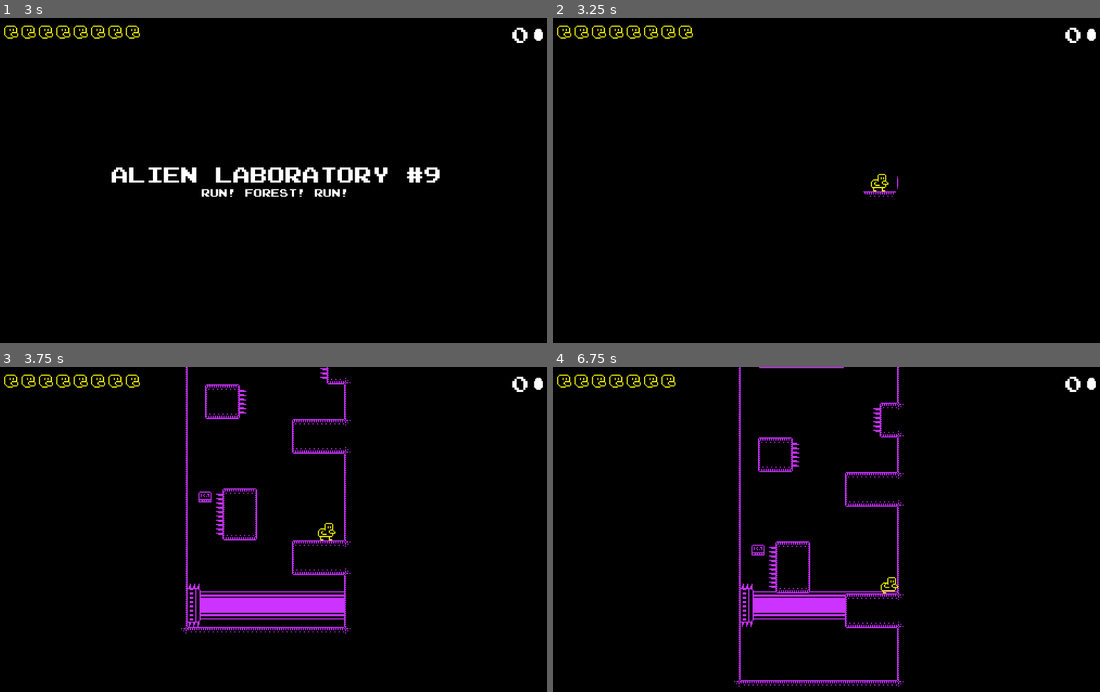
Above: before the commit, frames 1-4 (two rows, left to right).
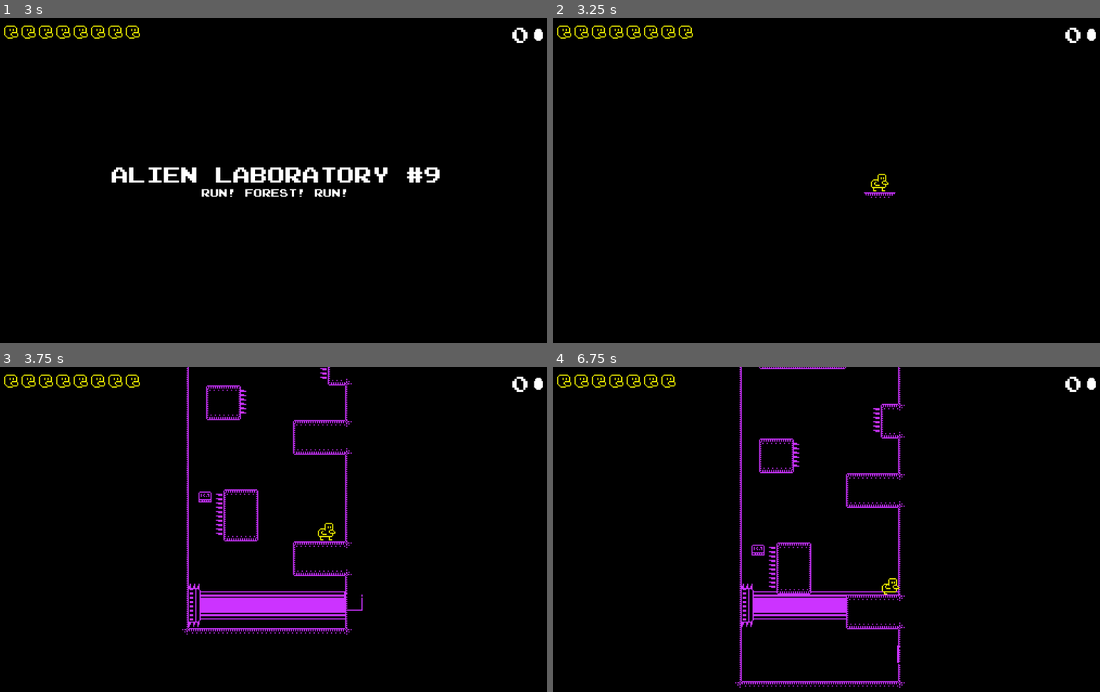
Above: after the commit, the same moments.

Repository: lethiandev/hen-misadventures
Game: Godot game, scene res://levels/level11/level11.tscn
Same seed, same stepped clock (60 frames per second), same inputs: the game is played once before the commit and once after it. This scene is started directly instead of the project's main scene. Sound files missing from this copy of the repository are replaced by a short silence.
Inputs:
- Up to frame 1 (3 s): tap Enter (ui_accept) at 0.5, 0.77, 1.25, 1.52, 2.75 s; hold Right (ui_right) 0.53-2.03 s; hold Left (ui_left) from 2.03 s (still down)
- Up to frame 2 (3.25 s): keep holding Left (ui_left); tap Enter (ui_accept) at 3.02 s
- Up to frame 3 (3.75 s): keep holding Left (ui_left)
- Up to frame 4 (6.75 s): tap Enter (ui_accept) at 3.77, 4.52, 6.02 s; release Left (ui_left) at 4.28 s; hold Right (ui_right) from 4.28 s (still down)

Frame 1 is identical in both runs. In frame 2, 0.1% of the frame differs, in the area x 56-64%, y 48-56%; in frame 3, 2.5%; in frame 4, 2.9%, in the area x 33-65%, y 0-99%.

Commit message:
Fix mother ship tilemap by extruding borders

Diff:
--- a/src/tilesets/mother_ship/mother_ship.tres
+++ b/src/tilesets/mother_ship/mother_ship.tres
@@ -2,8 +2,6 @@
 
 [ext_resource path="res://tilesets/mother_ship/mother_ship.png" type="Texture" id=1]
 
-
-
 [sub_resource type="ConvexPolygonShape2D" id=1]
 points = PoolVector2Array( 0, 16, 0, 0, 16, 0, 16, 16 )
 
@@ -16,6 +14,9 @@
 [sub_resource type="ConvexPolygonShape2D" id=4]
 points = PoolVector2Array( 0, 16, 0, 0, 16, 0, 16, 16 )
 
+[sub_resource type="ConvexPolygonShape2D" id=5]
+points = PoolVector2Array( 0, 16, 0, 0, 16, 0, 16, 16 )
+
 [sub_resource type="ConvexPolygonShape2D" id=6]
 points = PoolVector2Array( 0, 16, 0, 0, 16, 0, 16, 16 )
 
@@ -29,7 +30,7 @@
 points = PoolVector2Array( 0, 16, 0, 0, 16, 0, 16, 16 )
 
 [sub_resource type="ConvexPolygonShape2D" id=10]
-points = PoolVector2Array( 0, 16, 0, 0, 16, 0, 16, 16 )
+points = PoolVector2Array( 0, 0, 16, 0, 16, 16, 0, 16 )
 
 [sub_resource type="ConvexPolygonShape2D" id=11]
 points = PoolVector2Array( 0, 0, 16, 0, 16, 16, 0, 16 )
@@ -38,7 +39,7 @@
 points = PoolVector2Array( 0, 0, 16, 0, 16, 16, 0, 16 )
 
 [sub_resource type="ConvexPolygonShape2D" id=13]
-points = PoolVector2Array( 0, 0, 16, 0, 16, 16, 0, 16 )
+points = PoolVector2Array( 0, 16, 0, 0, 16, 0, 16, 16 )
 
 [sub_resource type="ConvexPolygonShape2D" id=14]
 points = PoolVector2Array( 0, 16, 0, 0, 16, 0, 16, 16 )
@@ -92,29 +93,31 @@
 points = PoolVector2Array( 0, 16, 0, 0, 16, 0, 16, 16 )
 
 [sub_resource type="ConvexPolygonShape2D" id=31]
-points = PoolVector2Array( 0, 16, 0, 0, 16, 0, 16, 16 )
-
-[sub_resource type="ConvexPolygonShape2D" id=32]
 points = PoolVector2Array( 0, 16, 0, 0, 16, 0, 16, 16 )
 
 [resource]
 0/name = "Ground"
 0/texture = ExtResource( 1 )
-0/tex_offset = Vector2( 0, 0 )
+0/tex_offset = Vector2( 1, 1 )
 0/modulate = Color( 1, 1, 1, 1 )
-0/region = Rect2( 0, 0, 96, 128 )
+0/region = Rect2( 1, 1, 106, 142 )
 0/tile_mode = 1
 0/autotile/bitmask_mode = 1
 0/autotile/bitmask_flags = [ Vector2( 0, 0 ), 432, Vector2( 0, 1 ), 438, Vector2( 0, 2 ), 54, Vector2( 0, 3 ), 442, Vec …(931 unchanged characters)…
 0/autotile/icon_coordinate = Vector2( 0, 0 )
 0/autotile/tile_size = Vector2( 16, 16 )
-0/autotile/spacing = 0
+0/autotile/spacing = 2
 0/autotile/occluder_map = [  ]
 0/autotile/navpoly_map = [  ]
 0/autotile/priority_map = [  ]
 0/autotile/z_index_map = [  ]
 0/occluder_offset = Vector2( 0, 0 )
 0/navigation_offset = Vector2( 0, 0 )
+0/shape_offset = Vector2( 0, 0 )
+0/shape_transform = Transform2D( 1, 0, 0, 1, 0, 0 )
+0/shape = SubResource( 1 )
+0/shape_one_way = false
+0/shape_one_way_margin = 1.0
 0/shapes = [ {
 "autotile_coord": Vector2( 0, 0 ),
 "one_way": false,
@@ -143,163 +146,163 @@
 "autotile_coord": Vector2( 2, 1 ),
 "one_way": false,
 "one_way_margin": 1.0,
+"shape": SubResource( 5 ),
+"shape_transform": Transform2D( 1, 0, 0, 1, 0, 0 )
+}, {
+"autotile_coord": Vector2( 0, 2 ),
+"one_way": false,
+"one_way_margin": 1.0,
 "shape": SubResource( 6 ),
 "shape_transform": Transform2D( 1, 0, 0, 1, 0, 0 )
 }, {
-"autotile_coord": Vector2( 0, 2 ),
+"autotile_coord": Vector2( 1, 2 ),
 "one_way": false,
 "one_way_margin": 1.0,
 "shape": SubResource( 7 ),
 "shape_transform": Transform2D( 1, 0, 0, 1, 0, 0 )
 }, {
-"autotile_coord": Vector2( 1, 2 ),
+"autotile_coord": Vector2( 2, 2 ),
 "one_way": false,
 "one_way_margin": 1.0,
 "shape": SubResource( 8 ),
 "shape_transform": Transform2D( 1, 0, 0, 1, 0, 0 )
 }, {
-"autotile_coord": Vector2( 2, 2 ),
+"autotile_coord": Vector2( 4, 0 ),
 "one_way": false,
 "one_way_margin": 1.0,
 "shape": SubResource( 9 ),
 "shape_transform": Transform2D( 1, 0, 0, 1, 0, 0 )
 }, {
-"autotile_coord": Vector2( 4, 0 ),
+"autotile_coord": Vector2( 5, 0 ),
 "one_way": false,
 "one_way_margin": 1.0,
 "shape": SubResource( 10 ),
 "shape_transform": Transform2D( 1, 0, 0, 1, 0, 0 )
 }, {
-"autotile_coord": Vector2( 5, 0 ),
+"autotile_coord": Vector2( 4, 1 ),
 "one_way": false,
 "one_way_margin": 1.0,
 "shape": SubResource( 11 ),
 "shape_transform": Transform2D( 1, 0, 0, 1, 0, 0 )
 }, {
-"autotile_coord": Vector2( 4, 1 ),
+"autotile_coord": Vector2( 5, 1 ),
 "one_way": false,
 "one_way_margin": 1.0,
 "shape": SubResource( 12 ),
 "shape_transform": Transform2D( 1, 0, 0, 1, 0, 0 )
 }, {
-"autotile_coord": Vector2( 5, 1 ),
+"autotile_coord": Vector2( 0, 5 ),
 "one_way": false,
 "one_way_margin": 1.0,
 "shape": SubResource( 13 ),
 "shape_transform": Transform2D( 1, 0, 0, 1, 0, 0 )
 }, {
-"autotile_coord": Vector2( 0, 5 ),
+"autotile_coord": Vector2( 1, 5 ),
 "one_way": false,
 "one_way_margin": 1.0,
 "shape": SubResource( 14 ),
 "shape_transform": Transform2D( 1, 0, 0, 1, 0, 0 )
 }, {
-"autotile_coord": Vector2( 1, 5 ),
+"autotile_coord": Vector2( 2, 5 ),
 "one_way": false,
 "one_way_margin": 1.0,
 "shape": SubResource( 15 ),
 "shape_transform": Transform2D( 1, 0, 0, 1, 0, 0 )
 }, {
-"autotile_coord": Vector2( 2, 5 ),
+"autotile_coord": Vector2( 3, 5 ),
 "one_way": false,
 "one_way_margin": 1.0,
 "shape": SubResource( 16 ),
 "shape_transform": Transform2D( 1, 0, 0, 1, 0, 0 )
 }, {
-"autotile_coord": Vector2( 3, 5 ),
+"autotile_coord": Vector2( 4, 4 ),
 "one_way": false,
 "one_way_margin": 1.0,
 "shape": SubResource( 17 ),
 "shape_transform": Transform2D( 1, 0, 0, 1, 0, 0 )
 }, {
-"autotile_coord": Vector2( 4, 4 ),
+"autotile_coord": Vector2( 5, 4 ),
 "one_way": false,
 "one_way_margin": 1.0,
 "shape": SubResource( 18 ),
 "shape_transform": Transform2D( 1, 0, 0, 1, 0, 0 )
 }, {
-"autotile_coord": Vector2( 5, 4 ),
+"autotile_coord": Vector2( 4, 5 ),
 "one_way": false,
 "one_way_margin": 1.0,
 "shape": SubResource( 19 ),
 "shape_transform": Transform2D( 1, 0, 0, 1, 0, 0 )
 }, {
-"autotile_coord": Vector2( 4, 5 ),
+"autotile_coord": Vector2( 5, 5 ),
 "one_way": false,
 "one_way_margin": 1.0,
 "shape": SubResource( 20 ),
 "shape_transform": Transform2D( 1, 0, 0, 1, 0, 0 )
 }, {
-"autotile_coord": Vector2( 5, 5 ),
+"autotile_coord": Vector2( 0, 6 ),
 "one_way": false,
 "one_way_margin": 1.0,
 "shape": SubResource( 21 ),
 "shape_transform": Transform2D( 1, 0, 0, 1, 0, 0 )
 }, {
-"autotile_coord": Vector2( 0, 6 ),
+"autotile_coord": Vector2( 1, 6 ),
 "one_way": false,
 "one_way_margin": 1.0,
 "shape": SubResource( 22 ),
 "shape_transform": Transform2D( 1, 0, 0, 1, 0, 0 )
 }, {
-"autotile_coord": Vector2( 1, 6 ),
+"autotile_coord": Vector2( 2, 6 ),
 "one_way": false,
 "one_way_margin": 1.0,
 "shape": SubResource( 23 ),
 "shape_transform": Transform2D( 1, 0, 0, 1, 0, 0 )
 }, {
-"autotile_coord": Vector2( 2, 6 ),
+"autotile_coord": Vector2( 3, 6 ),
 "one_way": false,
 "one_way_margin": 1.0,
 "shape": SubResource( 24 ),
 "shape_transform": Transform2D( 1, 0, 0, 1, 0, 0 )
 }, {
-"autotile_coord": Vector2( 3, 6 ),
+"autotile_coord": Vector2( 4, 6 ),
 "one_way": false,
 "one_way_margin": 1.0,
 "shape": SubResource( 25 ),
 "shape_transform": Transform2D( 1, 0, 0, 1, 0, 0 )
 }, {
-"autotile_coord": Vector2( 4, 6 ),
+"autotile_coord": Vector2( 5, 6 ),
 "one_way": false,
 "one_way_margin": 1.0,
 "shape": SubResource( 26 ),
 "shape_transform": Transform2D( 1, 0, 0, 1, 0, 0 )
 }, {
-"autotile_coord": Vector2( 5, 6 ),
+"autotile_coord": Vector2( 0, 7 ),
 "one_way": false,
 "one_way_margin": 1.0,
 "shape": SubResource( 27 ),
 "shape_transform": Transform2D( 1, 0, 0, 1, 0, 0 )
 }, {
-"autotile_coord": Vector2( 0, 7 ),
+"autotile_coord": Vector2( 1, 7 ),
 "one_way": false,
 "one_way_margin": 1.0,
 "shape": SubResource( 28 ),
 "shape_transform": Transform2D( 1, 0, 0, 1, 0, 0 )
 }, {
-"autotile_coord": Vector2( 1, 7 ),
+"autotile_coord": Vector2( 2, 7 ),
 "one_way": false,
 "one_way_margin": 1.0,
 "shape": SubResource( 29 ),
 "shape_transform": Transform2D( 1, 0, 0, 1, 0, 0 )
 }, {
-"autotile_coord": Vector2( 2, 7 ),
+"autotile_coord": Vector2( 4, 7 ),
 "one_way": false,
 "one_way_margin": 1.0,
 "shape": SubResource( 30 ),
 "shape_transform": Transform2D( 1, 0, 0, 1, 0, 0 )
 }, {
-"autotile_coord": Vector2( 4, 7 ),
+"autotile_coord": Vector2( 5, 7 ),
 "one_way": false,
 "one_way_margin": 1.0,
 "shape": SubResource( 31 ),
-"shape_transform": Transform2D( 1, 0, 0, 1, 0, 0 )
-}, {
-"autotile_coord": Vector2( 5, 7 ),
-"one_way": false,
-"one_way_margin": 1.0,
-"shape": SubResource( 32 ),
 "shape_transform": Transform2D( 1, 0, 0, 1, 0, 0 )
 } ]
 0/z_index = 0
Binary file changed: src/tilesets/mother_ship/mother_ship.png
